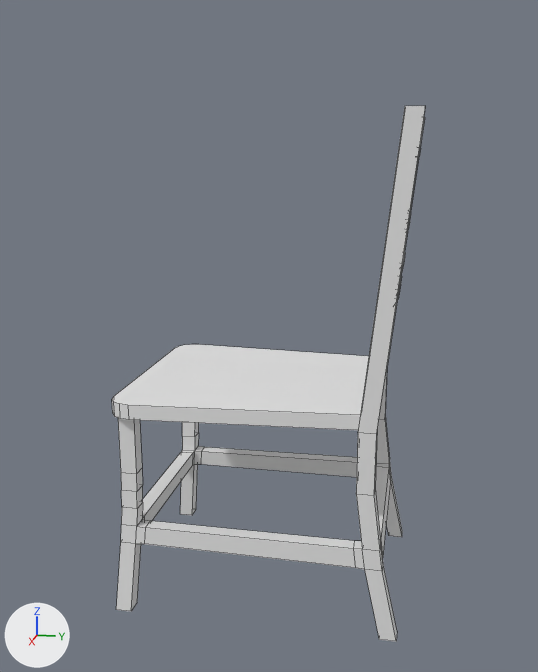
Before and after pictures for a commit that changed the FBX model StealthGame/Assets/Meshs/Chair_mesh.fbx.
Both versions are drawn from a 50 mm lens placed at (1.643, 0.355, 0.999), pointed at (0.006, 0.027, 0.59). Arrows for +X, +Y and +Z are at lower left; the lights stay in place. Mesh edges are drawn as thin lines. Where no turn or scale is listed for an object, it has been applied to the vertices.

Objects in the first picture: 'Chair_mesh'.
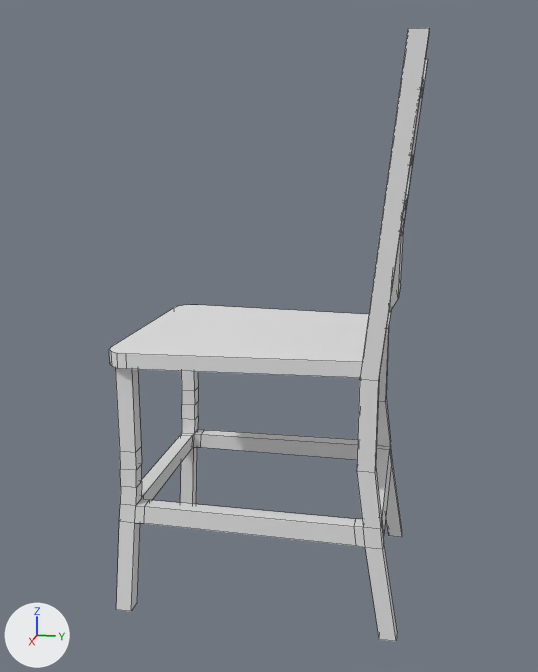
Where the change shows, as pixel boxes [x1, y1, x2, y2] in the pictures (538 x 672 px; the box of a moved part takes in the faces that stretch with it):
'Chair_mesh', reshaped (15% taller)
    before: [112, 106, 425, 642]
    after: [109, 28, 429, 642]
part 1 of me_mesh, moved or reshaped
    before: [112, 344, 369, 430]
    after: [109, 305, 369, 378]
part 2 of me_mesh, moved or reshaped
    before: [407, 147, 420, 230]
    after: [410, 78, 423, 165]
part 3 of me_mesh, moved or reshaped
    before: [116, 416, 402, 642]
    after: [116, 388, 402, 642]
part 4 of me_mesh, moved or reshaped
    before: [118, 371, 387, 496]
    after: [115, 328, 389, 473]
part 5 of me_mesh, moved or reshaped
    before: [398, 252, 405, 297]
    after: [398, 195, 408, 297]
part 6 of me_mesh, moved or reshaped
    before: [396, 264, 403, 302]
    after: [389, 200, 406, 311]
part 7 of me_mesh, moved or reshaped
    before: [386, 117, 425, 371]
    after: [386, 59, 428, 329]
part 8 of me_mesh, moved or reshaped
    before: [358, 106, 425, 434]
    after: [360, 28, 429, 381]

Diff of the bpy script that builds the scene:
```diff
--- a/StealthGame/Assets/Meshs/Chair_mesh.fbx.py
+++ b/StealthGame/Assets/Meshs/Chair_mesh.fbx.py
@@ me_mesh @@
 me_mesh.from_pydata(...)  # 224 vertices, 208 faces; spans x -0.258..0.258, y -0.274..0.355, z 0.0..1.08
 # used by ob_chair_mesh; location = (0.0, 0.0, 0.0)
+# me_mesh part 1: the loose piece of 24 vertices spanning x -0.258..0.258, y -0.272..0.273, z 0.459..0.491 is moved by (0.0, 0.0, 0.11)
+# me_mesh part 2: the loose piece of 32 vertices spanning x -0.227..0.227, y 0.301..0.349, z 0.848..1.012 is moved by (0.0, 0.0, 0.128)
+# me_mesh part 3: all 96 vertices in x -0.242..0.242, y -0.261..0.313, z 0.161..0.328 are moved by (0.0, 0.0, 0.05)
+# me_mesh part 4: all 16 vertices in x -0.242..0.242, y -0.254..0.29, z 0.46..0.469 are moved by (0.0, 0.0, 0.11)
+# me_mesh part 5: all 14 vertices in x -0.091..0.091, y 0.297..0.326, z 0.706..0.78 are moved by (0.0, 0.0, 0.128)
+# me_mesh part 6: all 7 vertices in x 0.207..0.227, y 0.286..0.315, z 0.706..0.781 are moved by (0.0, 0.0, 0.128)
+# me_mesh part 7: all 4 vertices in x -0.242..-0.207, y 0.32..0.355, z 1.08 are moved by (0.0, 0.0, 0.128)
+# me_mesh part 8: all 4 vertices in x 0.207..0.242, y 0.32..0.355, z 1.08 are moved by (0.0, 0.0, 0.128)
```
